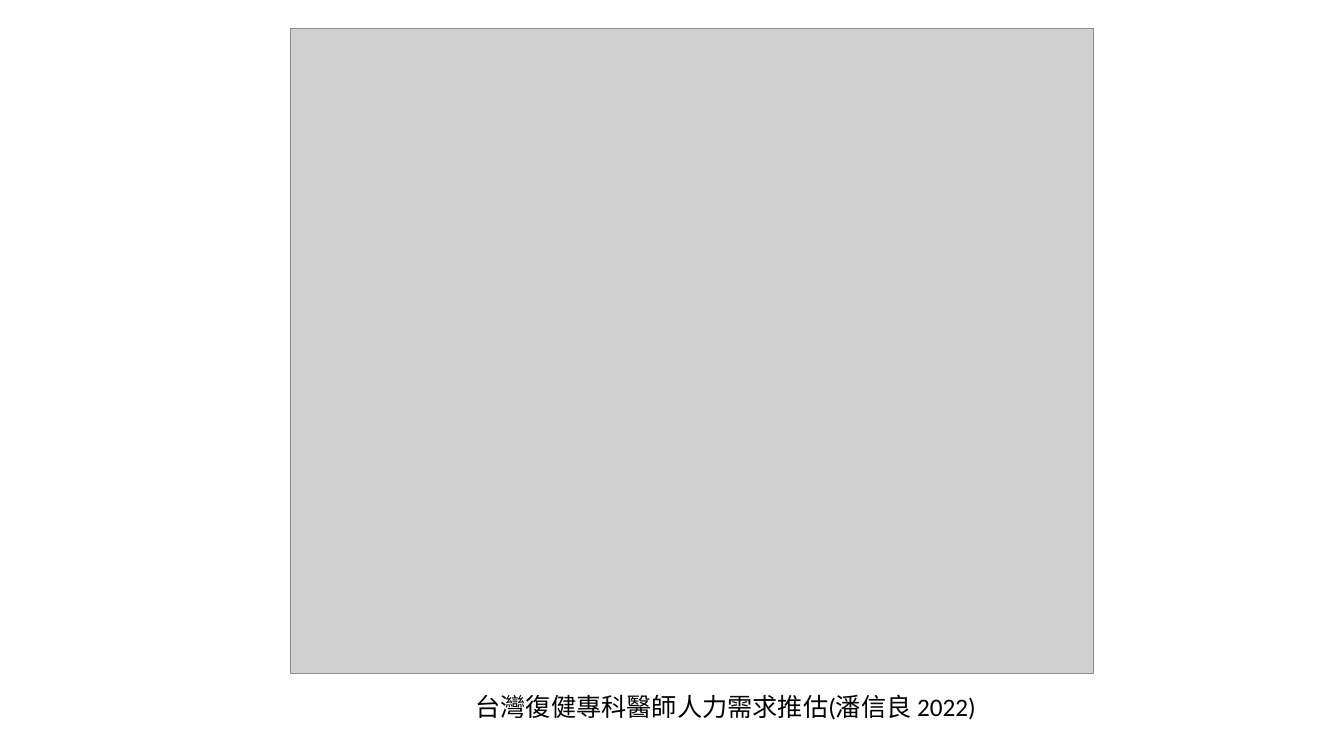
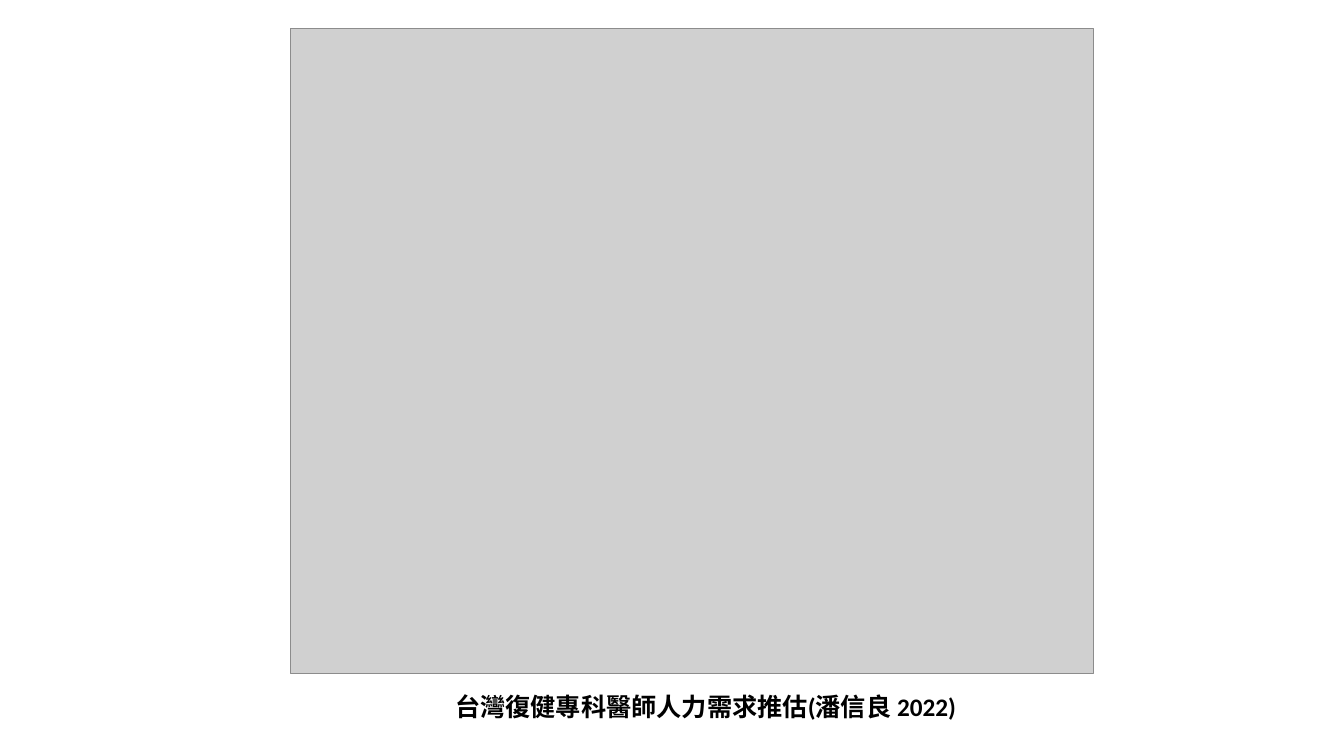
Before and after one commit to michaelchen1225/-, a slide deck: slide 4 of 整合/產品報告.pptx. Drawn at 1344x756 pixels with LibreOffice and Linux fonts; fonts in the diff are those of the drawing; grey boxes stand for pictures. Boxes give left, top, right and bottom in pixels: in the first picture for what was removed or moved away, otherwise in the second. Text is boxed around its words. In the diff, an @@ line names an element or a change of style, - is before the commit and + after.

```diff
--- a/整合/產品報告.pptx
+++ b/整合/產品報告.pptx
@@ text "台灣復健專科醫師人力需求推估(潘信良 2022)": place and size @@
-text "台灣復健專科醫師人力需求推估(潘信良 2022)" at [475, 694, 976, 720]
+text "台灣復健專科醫師人力需求推估(潘信良 2022)" at [455, 694, 956, 720]
@@ text "台灣復健專科醫師人力需求推估(潘信良 2022)" at [455, 694, 956, 720]: bold on @@
```
Also in this commit, not shown: 1 other slide changed, 1 slide added, 3 other files.
